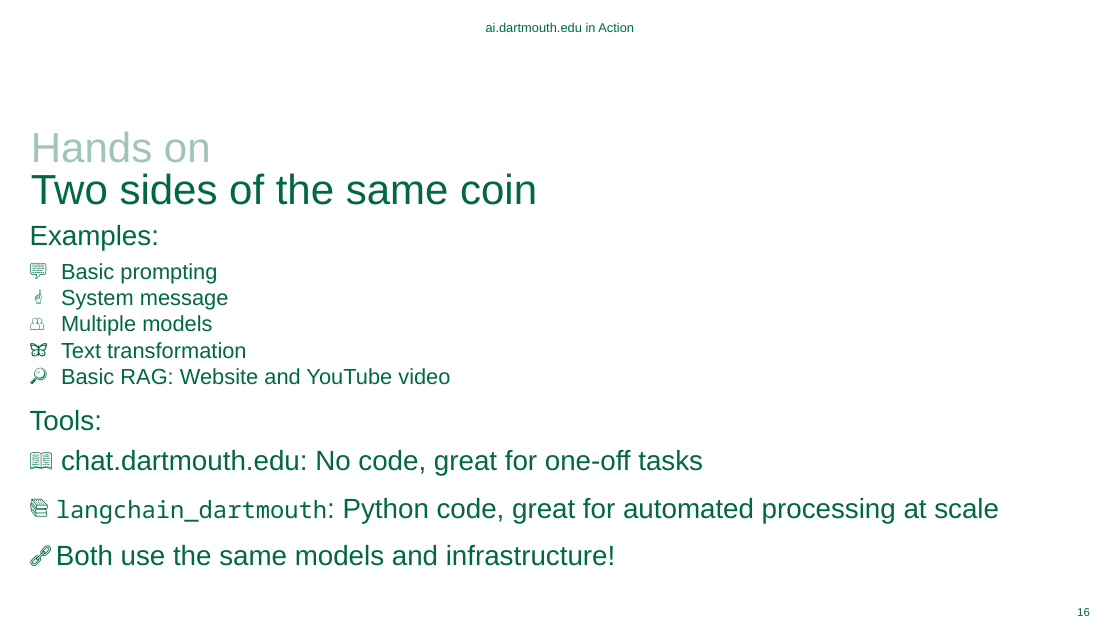
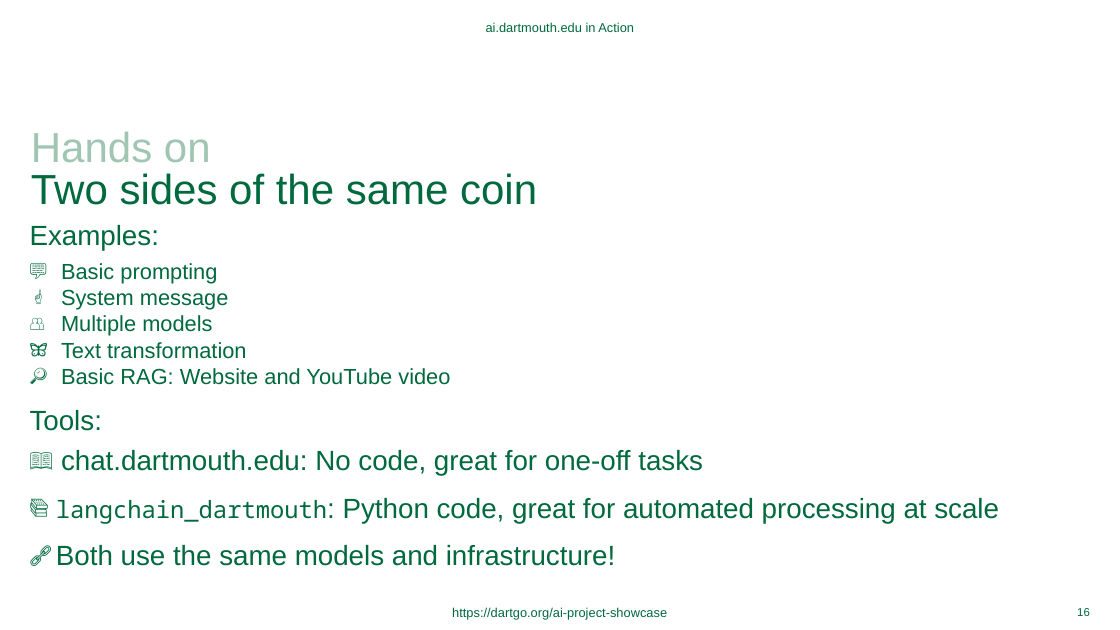
Before and after one commit to Dartmouth-Libraries/ai-project-showcase, a slide deck: slide 16 of ppt/2024-09-09-ai-project-showcase.pptx. Drawn at 1120x630 pixels with LibreOffice and Linux fonts; fonts in the diff are those of the drawing; background and template pictures are left out. Boxes give left, top, right and bottom in pixels: in the first picture for what was removed or moved away, otherwise in the second. Text is boxed around its words. In the diff, an @@ line names an element or a change of style, - is before the commit and + after.

```diff
--- a/ppt/2024-09-09-ai-project-showcase.pptx
+++ b/ppt/2024-09-09-ai-project-showcase.pptx
@@ text added at (x1=452, y1=607, x2=667, y2=619), 11 pt, text #00693E @@
+https://dartgo.org/ai-project-showcase
```
Also in this commit, not shown: 16 other slides changed, 1 other file.
